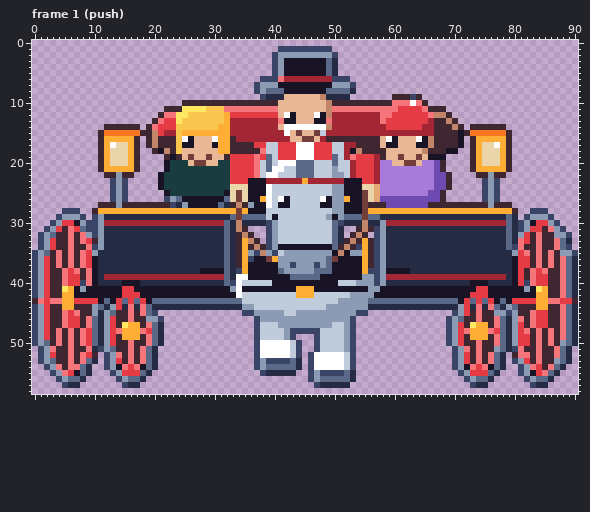
File history of a pixel-art file, art/hood-people/carriage@81.aseprite. The first picture shows the starting point.
91x59 pixels, 11 frames. Shown: frame 1 (push). The commit also changed other frames, which this record leaves out.
The same view after the edit:
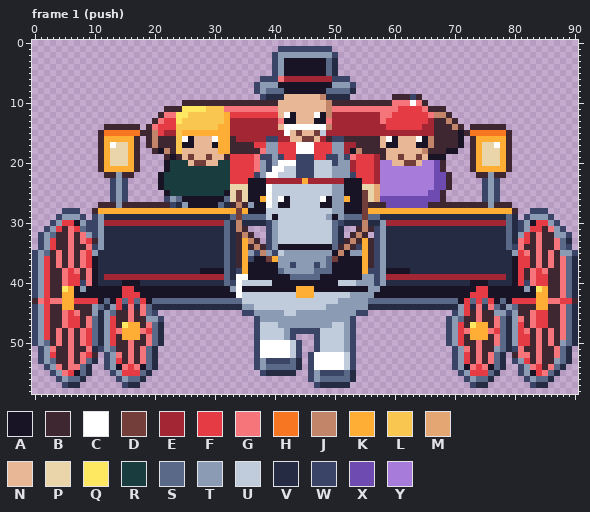
Palette (. is transparent): A #181425  B #3e2731  C #ffffff  D #733e39  E #a22633  F #e43b44  G #f6757a  H #f77622  J #c28569  K #feae34  L #f9c74f  M #e4a672  N #e8b796  P #ead4aa  Q #fee761  R #193c3e  S #5a6988  T #8b9bb4  U #c0cbdc  V #262b44  W #3a4466  X #6d4bb0  Y #a77bd9
The edit:
Frame 1 (push):
Colour U becomes colour T in rows 17 to 18 at x 39 to 40 and 50 to 51; in row 19 at x 40 and 51; in row 20 at x 38, 40 and 51 to 52; in row 21 at x 38 and 51 to 52; in row 22 at x 38 and 52.
Colour B becomes colour W in row 16 at x 50 to 51.
Colour C becomes colour W in row 19 at x 44 to 46.
Colour E becomes colour W in row 16 at x 39 to 40; in row 19 at x 52; in row 22 at x 53.
Colour F becomes colour W in row 19 at x 38, 41 and 49.
Colour G becomes colour W in row 22 at x 37.
Colour S becomes colour W in row 19 at x 39 and 50; in row 20 at x 39, 44 to 46 and 50; in row 21 at x 39 and 44 to 46; in row 22 at x 44 to 46.
Changed places in both pictures, as pixel boxes (x1, y1, x2, y2):
changed: (254, 136, 356, 178)
